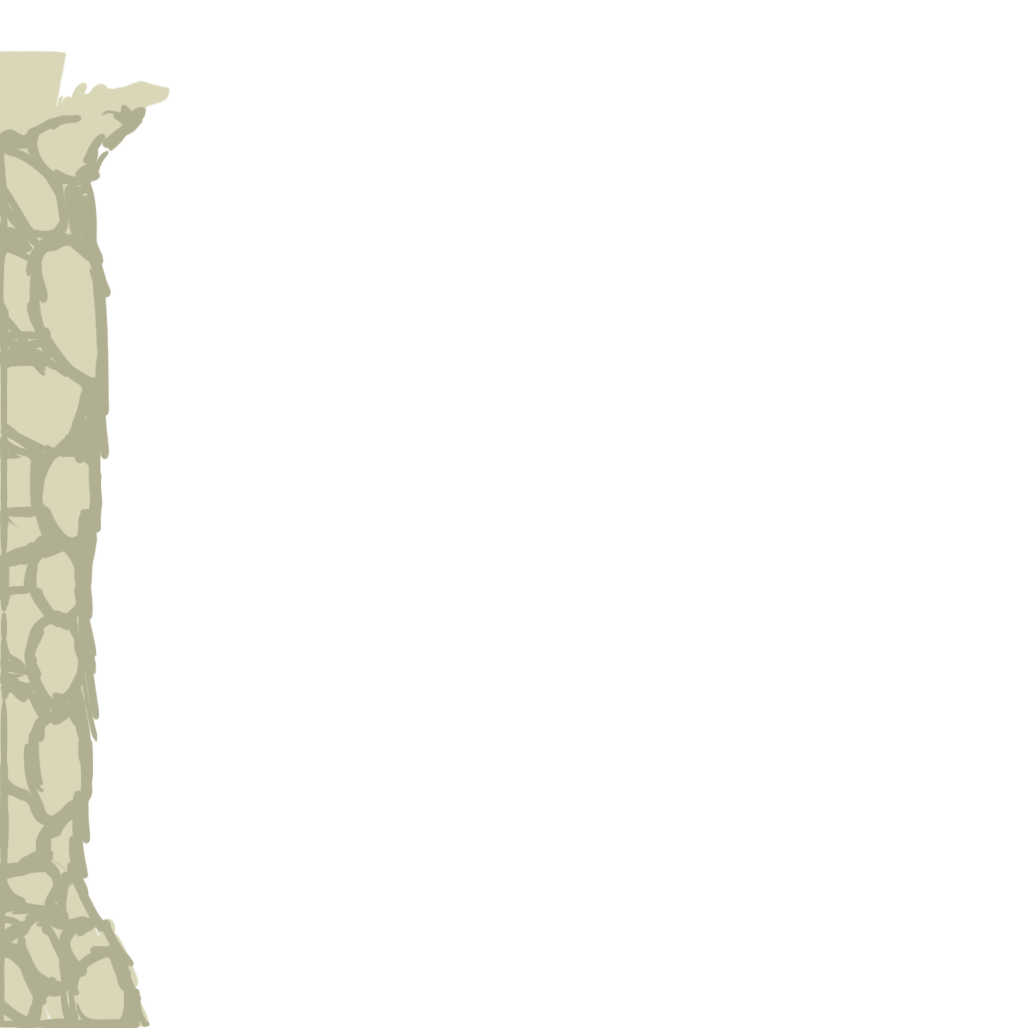
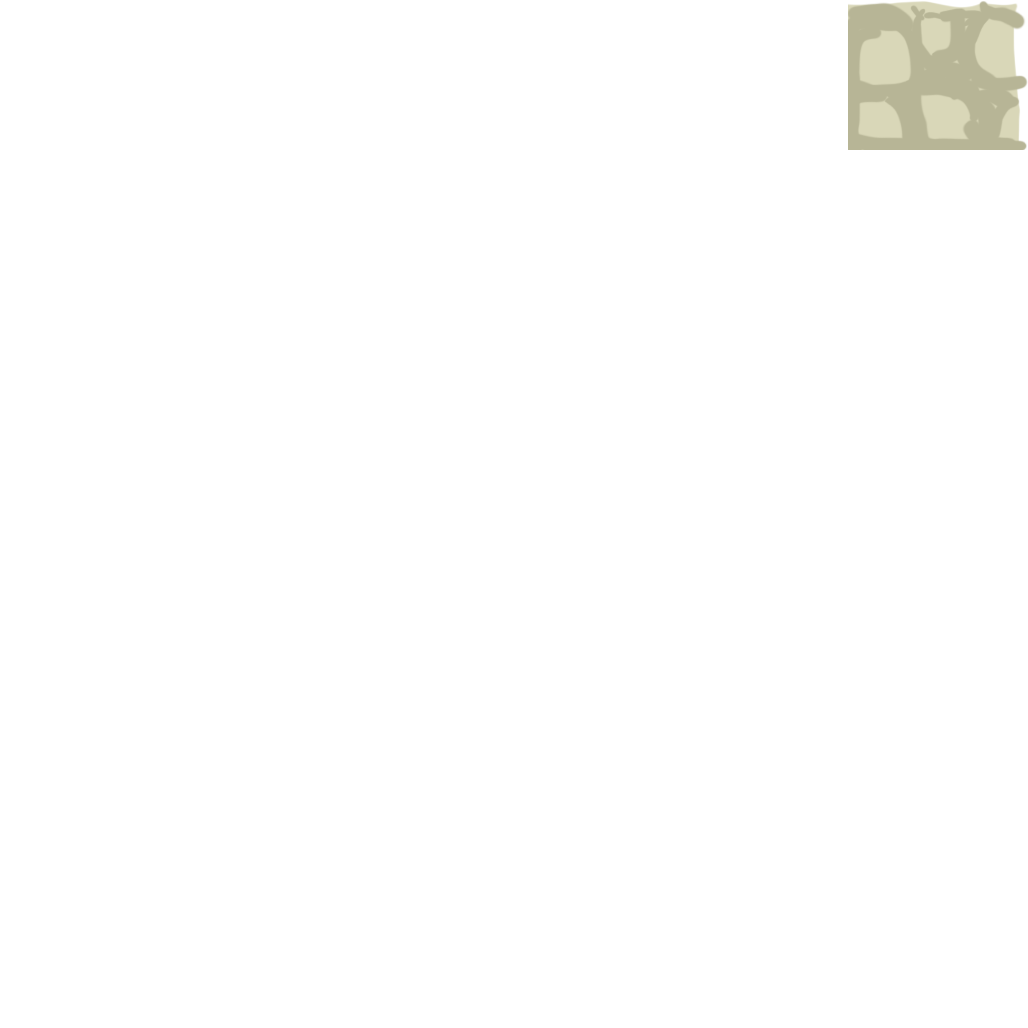
Before/after of a w=1028, h=1028 layered artwork. What changed in the layer stack:
removed layer "Layer 5" over (x1=0, y1=104, x2=147, y2=933)
removed layer "Layer 1" over (x1=0, y1=50, x2=171, y2=1028)
added layer "Layer 6" over (x1=848, y1=1, x2=1028, y2=150)
